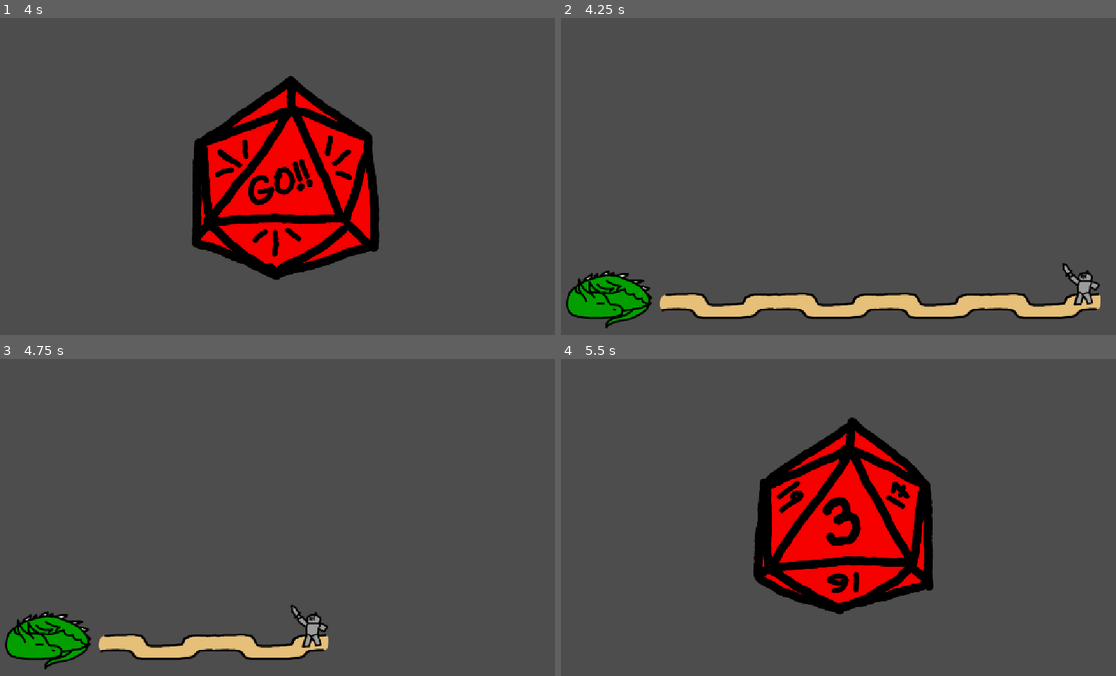
Above: before the commit, frames 1-4 (two rows, left to right).
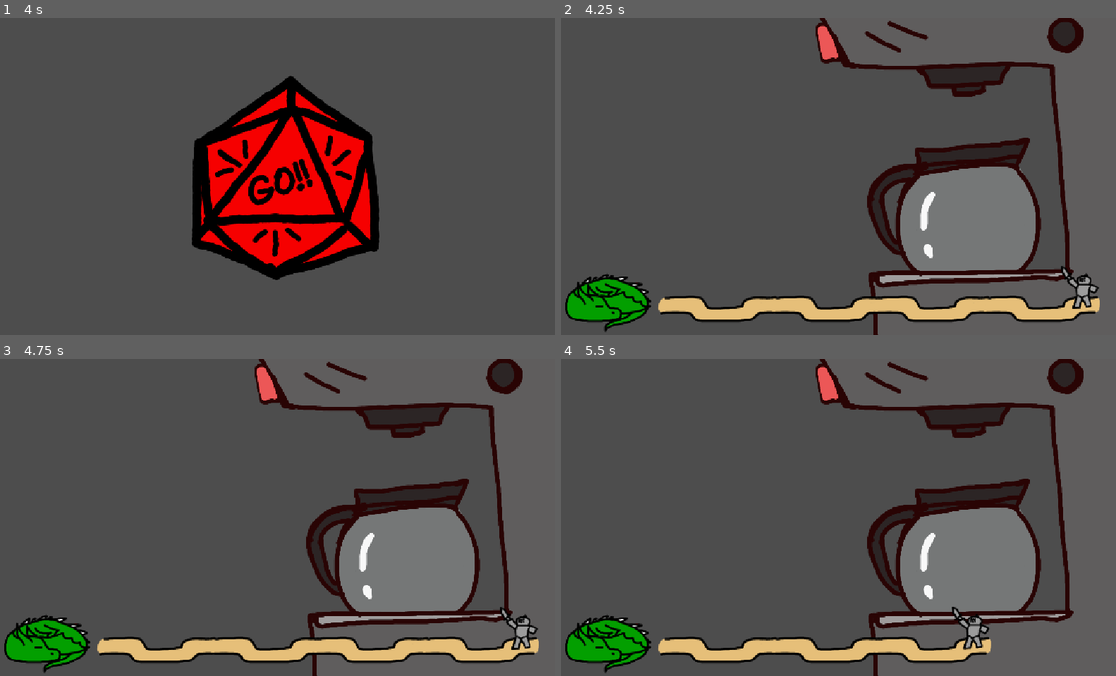
Above: after the commit, the same moments.

Repository: Sharpy796/acm-gamejam-2026
Game: Godot game, scene res://scenes/titlescreen.tscn
Two runs of this game, one before a commit and one after it. Both use one fixed random seed, a clock stepped at 60 frames per second and the inputs below.
Inputs (mouse positions are in pixels of both pictures, inside the frame that each line leads up to):
- Up to frame 1 (4 s): click (432, 246) at 0.52 s; click (349, 246) at 1.25 s; click (160, 179) at 2 s; tap Enter at 3.5 s
- Up to frame 2 (4.25 s): no input
- Up to frame 3 (4.75 s): no input
- Up to frame 4 (5.5 s): no input

Frame 1 is identical in both runs. In frame 2, 20% of the frame differs, in the area x 0-98%, y 0-100%; in frame 3, 21%; in frame 4, 33%, in the area x 0-95%, y 0-100%.

Commit message:
feat: working game! :D

Diff:
--- a/scenes/timer.gd
+++ b/scenes/animatetimer.gd
@@ -1,5 +1,6 @@
 extends AnimatedSprite2D
 
+@onready var timer: Timer = get_node("Timer")
 var countdown = 4
 
 # Called when the node enters the scene tree for the first time.
@@ -15,6 +16,10 @@
 func _on_timer_timeout() -> void:
 	countdown -= 1
 	if countdown < 0:
-		get_tree().change_scene_to_file("res://scenes/countdown.tscn")
+		get_tree().change_scene_to_file("res://scenes/titlescreen.tscn")
 	else:
 		frame = countdown
+
+
+func _on_button_pressed() -> void:
+	timer.stop()
--- /dev/null
+++ b/scenes/minigames/brewcoffee.gd
@@ -0,0 +1,23 @@
+extends AnimatedSprite2D
+
+@onready var timer: Timer = get_node("Timer")
+
+# Called when the node enters the scene tree for the first time.
+func _ready() -> void:
+	frame = 0
+
+
+# Called every frame. 'delta' is the elapsed time since the previous frame.
+func _process(delta: float) -> void:
+	pass
+
+
+func _on_button_pressed() -> void:
+	play()
+	timer.wait_time = 1.5
+	timer.one_shot = true
+	timer.start()
+
+
+func _on_timer_timeout() -> void:
+	get_tree().change_scene_to_file("res://scenes/countdown.tscn")
--- a/scenes/minigames/minigame1.tscn
+++ b/scenes/minigames/minigame1.tscn
@@ -1,11 +1,67 @@
 [gd_scene format=3 uid="uid://cxw2j2crr63oi"]
 
+[ext_resource type="Texture2D" uid="uid://dl34aa5t8lubi" path="res://assets/minigameCoffee/CoffeeMachineOff.png" id="1_qirl3"]
 [ext_resource type="PackedScene" uid="uid://b8grj3hlb0vm8" path="res://scenes/timer.tscn" id="1_wg8p5"]
+[ext_resource type="Texture2D" uid="uid://bh1d4qb5sbflu" path="res://assets/minigameCoffee/CoffeeMachineON.png" id="2_kle1o"]
+[ext_resource type="Texture2D" uid="uid://wvtkqobsmjjn" path="res://assets/minigameCoffee/CoffeeMachinePour1.png" id="3_5hsi4"]
+[ext_resource type="Script" uid="uid://jgeylc4in02a" path="res://scenes/minigames/brewcoffee.gd" id="3_kle1o"]
+[ext_resource type="Texture2D" uid="uid://l2hwfa7fdu38" path="res://assets/minigameCoffee/CoffeeMachinePour2.png" id="4_no1x1"]
+[ext_resource type="Texture2D" uid="uid://cojnmn625dom3" path="res://assets/minigameCoffee/CoffeeMachinePour3.png" id="5_cwmpm"]
+[ext_resource type="Texture2D" uid="uid://dgj4gnmgx35ig" path="res://assets/minigameCoffee/CoffeeMachinePour4.png" id="6_gp4rg"]
+
+[sub_resource type="SpriteFrames" id="SpriteFrames_lfxu0"]
+animations = [{
+"frames": [{
+"duration": 1.0,
+"texture": ExtResource("1_qirl3")
+}, {
+"duration": 1.0,
+"texture": ExtResource("2_kle1o")
+}, {
+"duration": 1.0,
+"texture": ExtResource("3_5hsi4")
+}, {
+"duration": 1.0,
+"texture": ExtResource("4_no1x1")
+}, {
+"duration": 1.0,
+"texture": ExtResource("5_cwmpm")
+}, {
+"duration": 1.0,
+"texture": ExtResource("6_gp4rg")
+}],
+"loop": 0,
+"name": &"default",
+"speed": 5.0
+}]
 
 [node name="Node2D" type="Node2D" unique_id=807636056]
 position = Vector2(0, -3)
 
-[node name="AnimatedSprite2D" parent="." unique_id=1188562089 instance=ExtResource("1_wg8p5")]
-position = Vector2(579, 326)
+[node name="coffeemachine" type="AnimatedSprite2D" parent="." unique_id=1058978877]
+position = Vector2(828, 327)
+scale = Vector2(0.60231483, 0.60231483)
+sprite_frames = SubResource("SpriteFrames_lfxu0")
+frame = 5
+frame_progress = 1.0
+speed_scale = 2.5
+script = ExtResource("3_kle1o")
+
+[node name="Timer" type="Timer" parent="coffeemachine" unique_id=526979355]
+
+[node name="Button" type="Button" parent="coffeemachine" unique_id=1315659515]
+modulate = Color(1, 1, 1, 0)
+offset_left = -385.737
+offset_top = -389.26117
+offset_right = -305.52014
+offset_bottom = -243.35573
+rotation = -3.3117018
+
+[node name="timer" parent="." unique_id=1188562089 instance=ExtResource("1_wg8p5")]
+position = Vector2(579, 577)
 frame = 4
 frame_progress = 0.0
+
+[connection signal="timeout" from="coffeemachine/Timer" to="coffeemachine" method="_on_timer_timeout"]
+[connection signal="pressed" from="coffeemachine/Button" to="coffeemachine" method="_on_button_pressed"]
+[connection signal="pressed" from="coffeemachine/Button" to="timer" method="_on_button_pressed"]
--- a/scenes/timer.tscn
+++ b/scenes/timer.tscn
@@ -5,7 +5,7 @@
 [ext_resource type="Texture2D" uid="uid://1nxvrr64kik3" path="res://assets/timer/timer_2.png" id="3_y07ne"]
 [ext_resource type="Texture2D" uid="uid://baven6nwxj4ob" path="res://assets/timer/timer_3.png" id="4_dtxrw"]
 [ext_resource type="Texture2D" uid="uid://b06prbmqpprdn" path="res://assets/timer/timer_4.png" id="5_sa7gq"]
-[ext_resource type="Script" uid="uid://x8naejdu1sd8" path="res://scenes/timer.gd" id="6_qso1l"]
+[ext_resource type="Script" uid="uid://x8naejdu1sd8" path="res://scenes/animatetimer.gd" id="6_qso1l"]
 
 [sub_resource type="SpriteFrames" id="SpriteFrames_lfxu0"]
 animations = [{
@@ -32,11 +32,11 @@
 
 [node name="AnimatedSprite2D" type="AnimatedSprite2D" unique_id=1188562089]
 sprite_frames = SubResource("SpriteFrames_lfxu0")
-frame_progress = 0.47421378
+frame_progress = 0.73603654
 script = ExtResource("6_qso1l")
 
 [node name="Timer" type="Timer" parent="." unique_id=7976175]
-wait_time = 0.25
+wait_time = 0.75
 autostart = true
 
 [connection signal="timeout" from="Timer" to="." method="_on_timer_timeout"]
--- a/scenes/titlescreen.tscn
+++ b/scenes/titlescreen.tscn
@@ -20,19 +20,19 @@
 offset_right = 810.0
 offset_bottom = 515.0
 
-[node name="StartButton2" parent="." unique_id=1387790787 instance=ExtResource("3_vhbaf")]
+[node name="CreditsButton" parent="." unique_id=1387790787 instance=ExtResource("3_vhbaf")]
 offset_left = 667.0
 offset_top = 526.0
 offset_right = 811.0
 offset_bottom = 621.0
 
-[node name="StartButton3" parent="." unique_id=296104421 instance=ExtResource("4_v6ms7")]
+[node name="ExtrasButton" parent="." unique_id=296104421 instance=ExtResource("4_v6ms7")]
 offset_left = 833.0
 offset_top = 419.0
 offset_right = 977.0
 offset_bottom = 514.0
 
-[node name="StartButton4" parent="." unique_id=18565419 instance=ExtResource("5_rpvs4")]
+[node name="QuitButton" parent="." unique_id=18565419 instance=ExtResource("5_rpvs4")]
 offset_left = 834.0
 offset_top = 526.0
 offset_right = 978.0
Binary file changed: assets/timer/timer_0.png
Binary file changed: assets/timer/timer_1.png
Binary file changed: assets/timer/timer_2.png
Binary file changed: assets/timer/timer_3.png
Binary file changed: assets/timer/timer_4.png
Renamed: scenes/timer.gd.uid -> scenes/animatetimer.gd.uid
Not shown, added: scenes/minigames/brewcoffee.gd.uid
Not shown, added: scenes/minigames/minigame1.tscn32311749353.tmp
Not shown, added: scenes/minigames/minigame1.tscn32316505308.tmp
